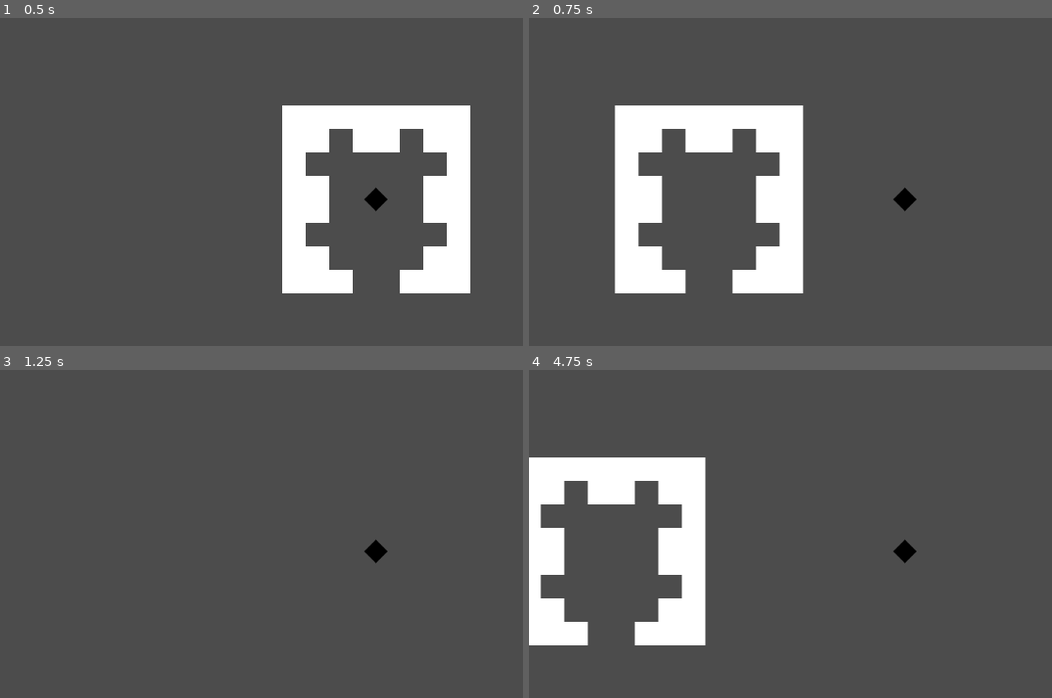
Above: before the commit, frames 1-4 (two rows, left to right).
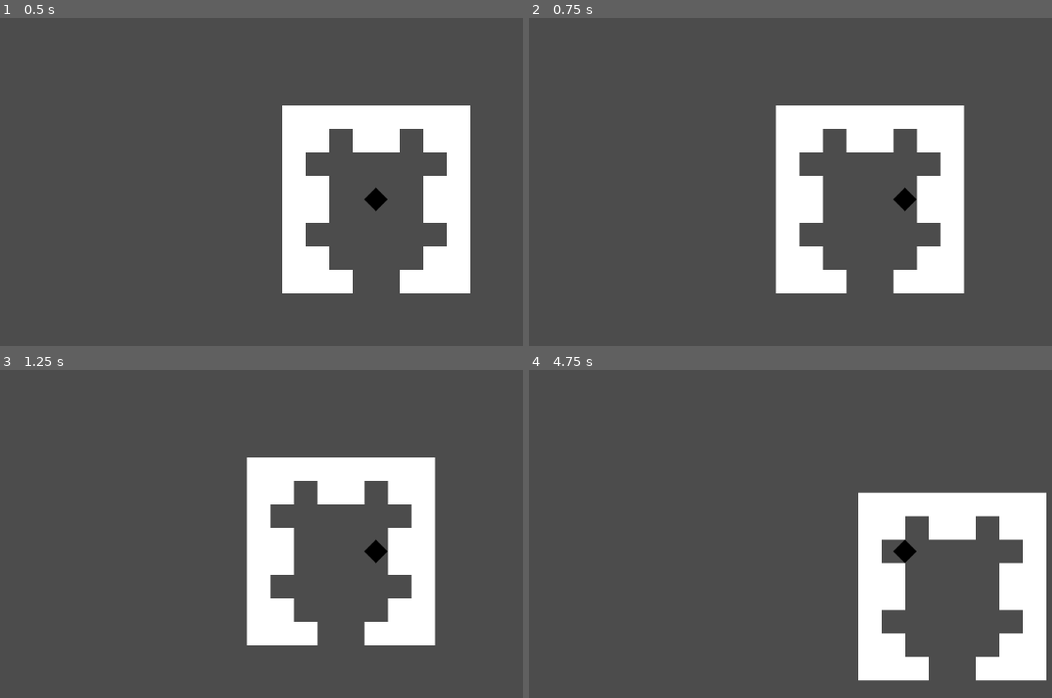
Above: after the commit, the same moments.

Repository: DarknessCatt/lost-soul-generator-study
Game: Godot game, scene res://abstracedural/Generator/Abstract_Generator.tscn
Two runs of this game, one before a commit and one after it. Both use one fixed random seed, a clock stepped at 60 frames per second and the inputs below. The project has no main scene, so this scene is started directly.
Inputs:
- Up to frame 1 (0.5 s): no input
- Up to frame 2 (0.75 s): tap Enter at 0.5 s; hold Right (ui_right) from 0.53 s (still down)
- Up to frame 3 (1.25 s): keep holding Right (ui_right)
- Up to frame 4 (4.75 s): release Right (ui_right) at 1.28 s; hold Down (ui_down) 1.28-2.03 s; tap Space at 2 s; hold Right (ui_right) 2.03-2.78 s; tap Enter at 2.75 s; hold Up (ui_up) 2.78-3.53 s; hold Left (ui_left) from 3.53 s (still down)

Frame 1 is identical in both runs. In frame 2, 18% of the frame differs, in the area x 16-84%, y 26-84%; in frame 3, 12%; in frame 4, 22%, in the area x 0-99%, y 26-95%.

Commit message:
Add between room exits

Diff:
--- a/abstracedural/Generator/Abstract_Generator.gd
+++ b/abstracedural/Generator/Abstract_Generator.gd
@@ -222,34 +222,38 @@
 
 	return rooms_list
 
+var changing : bool = false
 var cur_pos : Vector2 = START_POS
 
 func change_room(next_room : Vector2, exit_pos : Vector2):
+	changing = true
+	$can_exit.start()
 	var room = map_data[cur_pos.x][cur_pos.y].node
 	room.call_deferred("disconnect", "player_exited", self, "_room_exited")
 
 	self.call_deferred("remove_child", room)
 
 	cur_pos = next_room
-	print(exit_pos)
+	#print(exit_pos)
 	room = map_data[cur_pos.x][cur_pos.y].node
 
-	$Player.position = Vector2(128+int(exit_pos.x)*256, 128+(exit_pos.y)*256)
+	$Player.position = Vector2(128*(1+int(exit_pos.x)*2), 128*(1+int(exit_pos.y)*2))
 
 	self.call_deferred("add_child", room)
 	room.call_deferred("connect", "player_exited", self, "_room_exited")
 
 func _room_exited(exit_id : int):
-	var cur_room = map_data[cur_pos.x][cur_pos.y]
-
-	for exit in cur_room.exits:
-		if exit.id == exit_id:
-			if map_data[exit.to.x][exit.to.y] != null:
-				var pos = find_exit_id(exit.entrance, map_data[exit.to.x][exit.to.y].node.exits).position
-				change_room(exit.to, pos)
-			else:
-				print("no exit")
-			break
+	if not changing:
+		var cur_room = map_data[cur_pos.x][cur_pos.y]
+
+		for exit in cur_room.exits:
+			if exit.id == exit_id:
+				if map_data[exit.to.x][exit.to.y] != null:
+					var pos = find_exit_id(exit.entrance, map_data[exit.to.x][exit.to.y].node.exits).position
+					change_room(exit.to, pos)
+				else:
+					print("no exit")
+				break
 
 func find_exit_id(id : int, exits : Array):
 	var exit_data
@@ -260,3 +264,6 @@
 			break
 
 	return exit_data
+
+func _on_can_exit_timeout():
+	changing = false
--- a/abstracedural/Generator/Abstract_Generator.tscn
+++ b/abstracedural/Generator/Abstract_Generator.tscn
@@ -11,7 +11,7 @@
 
 [node name="Player" parent="." instance=ExtResource( 3 )]
 position = Vector2( 128, 128 )
-collision_mask = 2
+collision_mask = 16
 
 [node name="Camera2D" parent="Player" index="2"]
 zoom = Vector2( 1, 1 )
@@ -19,4 +19,10 @@
 [node name="Label" parent="Player" index="3"]
 visible = false
 
+[node name="can_exit" type="Timer" parent="."]
+process_mode = 0
+wait_time = 0.1
+one_shot = true
+[connection signal="timeout" from="can_exit" to="." method="_on_can_exit_timeout"]
+
 [editable path="Player"]
--- a/roomcedural/map_generator/Map_Generator.tscn
+++ b/roomcedural/map_generator/Map_Generator.tscn
@@ -11,7 +11,6 @@
 [node name="Room_Manager" parent="." instance=ExtResource( 1 )]
 
 [node name="Tile_Map1" parent="." instance=ExtResource( 3 )]
-tile_data = PoolIntArray( 196623, 0, 0, 262159, 0, 0 )
 
 [node name="Tile_Map2" parent="." instance=ExtResource( 3 )]
 modulate = Color( 0.65098, 0.952941, 0.968627, 1 )
